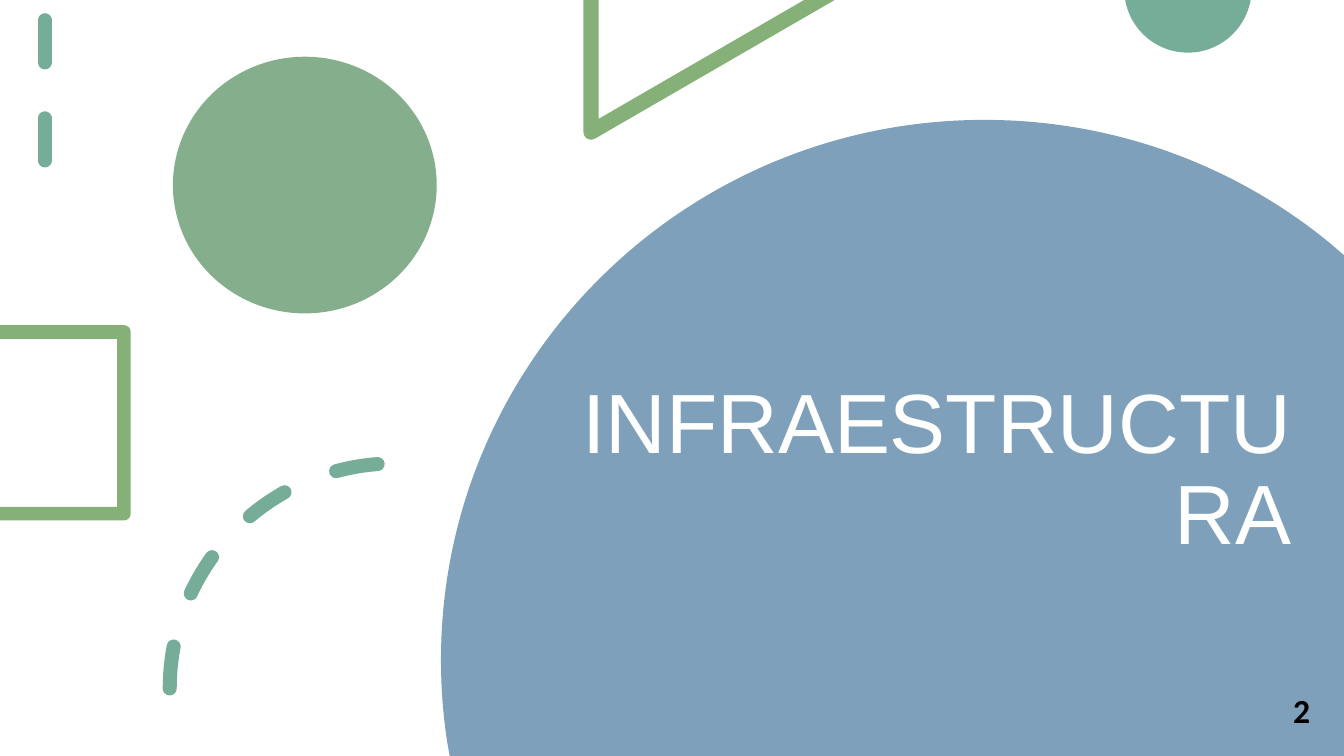
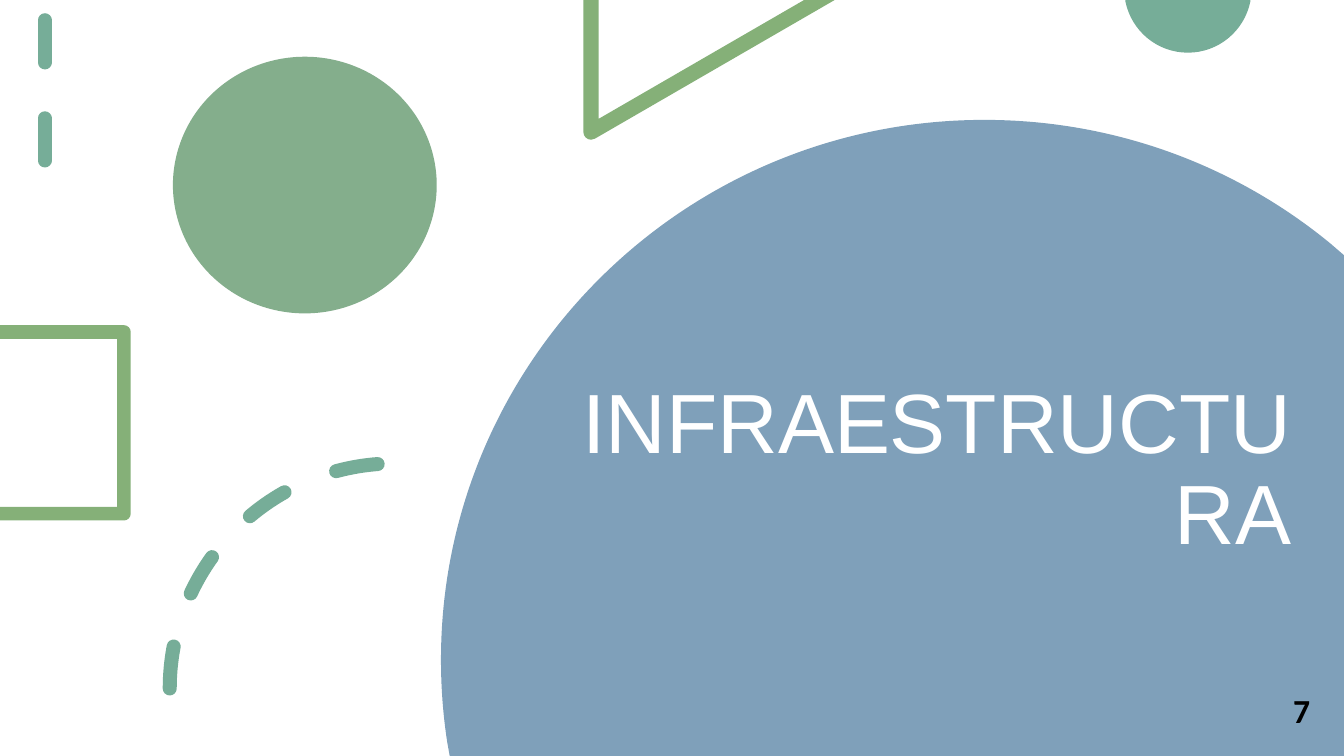
Before and after one commit to RoboticsLabURJC/2017-tfm-nuria-oyaga, a slide deck: slide 8 of Documentation/Presentacion-TFM/Presentacion-TFM.pptx (slide 7 before the commit). Drawn at 1344x756 pixels with LibreOffice and Linux fonts; fonts in the diff are those of the drawing. Boxes give left, top, right and bottom in pixels: in the first picture for what was removed or moved away, otherwise in the second. Text is boxed around its words. In the diff, an @@ line names an element or a change of style, - is before the commit and + after.

```diff
--- a/Documentation/Presentacion-TFM/Presentacion-TFM.pptx
+++ b/Documentation/Presentacion-TFM/Presentacion-TFM.pptx
@@ text at [1293, 701, 1310, 723]: text changed @@
-2
+7
```
Also in this commit, not shown: 6 other slides changed, 19 slides added, 20 other files.
